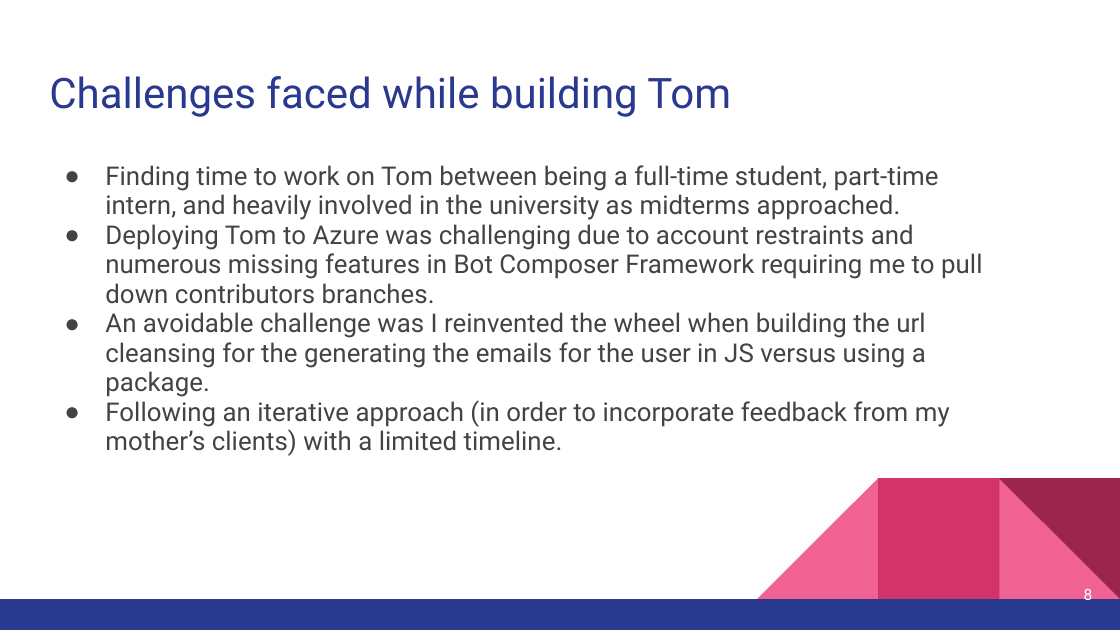
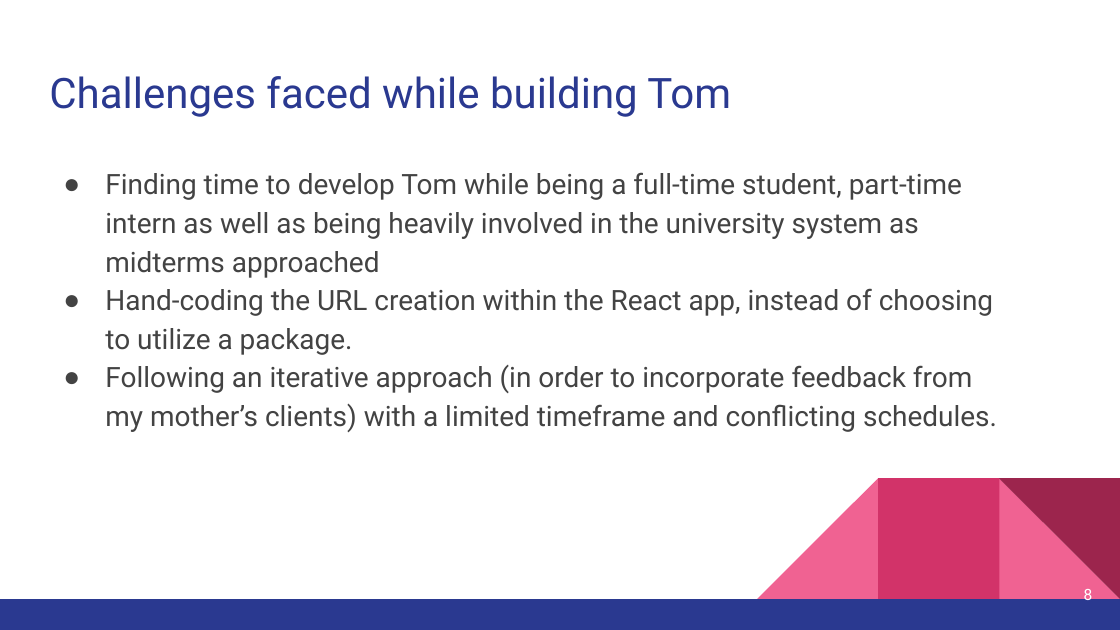
Before and after one commit to Bracciata/TomIEPBot, a slide deck: slide 8 of Resources/PresentationMaterials/Tom the IEP Assistant.pptx. Drawn at 1120x630 pixels with LibreOffice and Linux fonts; fonts in the diff are those of the drawing. Boxes give left, top, right and bottom in pixels: in the first picture for what was removed or moved away, otherwise in the second. Text is boxed around its words. In the diff, an @@ line names an element or a change of style, - is before the commit and + after.

```diff
--- a/Resources/PresentationMaterials/Tom the IEP Assistant.pptx
+++ b/Resources/PresentationMaterials/Tom the IEP Assistant.pptx
@@ text at (105, 172, 997, 432): text changed; size 16.6 to 18 pt @@
-● Finding time to work on Tom between being a full-time student, part-time intern, and heavily involved in the university as midterms approached.
-● Deploying Tom to Azure was challenging due to account restraints and numerous missing features in Bot Composer Framework requiring me to pull down contributors branches.
-● An avoidable challenge was I reinvented the wheel when building the url cleansing for the generating the emails for the user in JS versus using a package.
-● Following an iterative approach (in order to incorporate feedback from my mother’s clients) with a limited timeline.
+● Finding time to develop Tom while being a full-time student, part-time intern as well as being heavily involved in the university system as midterms approached
+● Hand-coding the URL creation within the React app, instead of choosing to utilize a package.
+● Following an iterative approach (in order to incorporate feedback from my mother’s clients) with a limited timeframe and conflicting schedules.
```
Also in this commit, not shown: 6 other slides changed, 2 other files.
